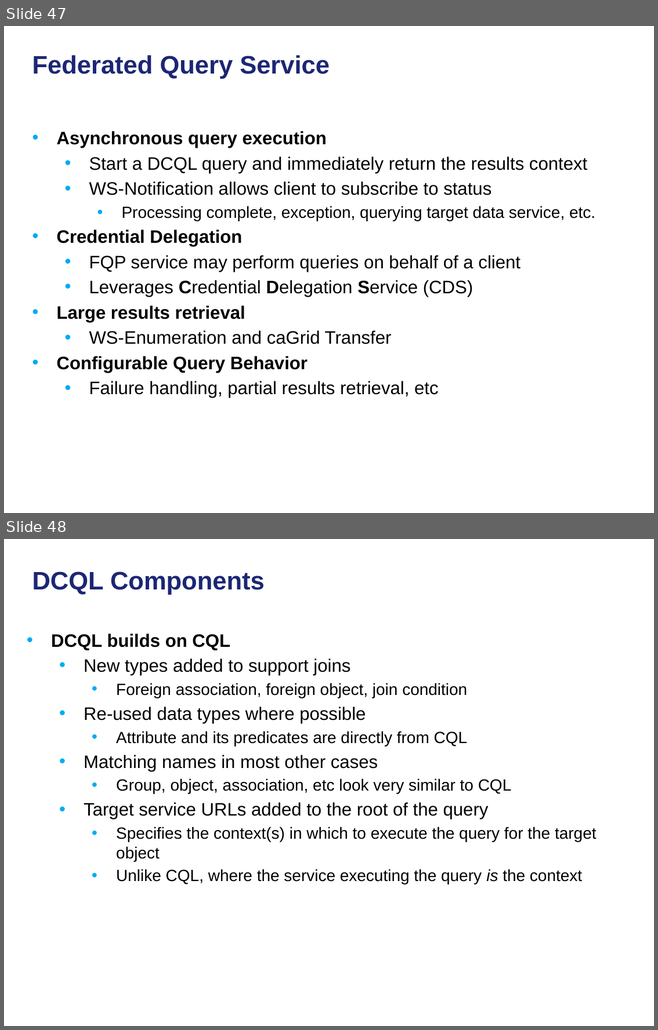
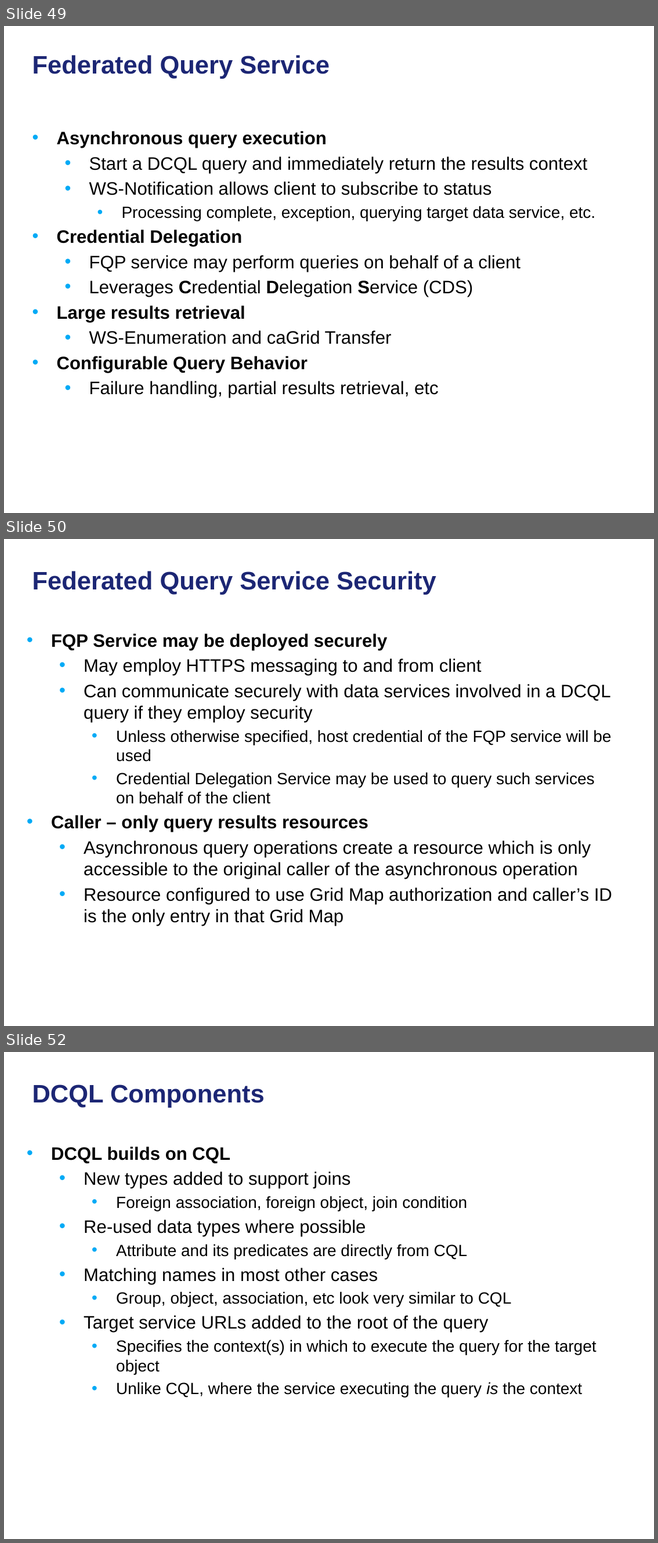
Before and after one commit to NCIP/cagrid-docs, a slide deck: presentations/200906_Novartis/caGrid Data Services.pptx. Shown one above the other, each under a label of ours: slides 47 and 48 before the commit, slides 49, 50 and 52 after it; the slides between them are not shown. The pictures are 658x1030 and 658x1543 pixels, drawn with LibreOffice and Linux fonts; fonts in the diff are those of the drawing; background and template pictures are left out. Boxes give left, top, right and bottom in pixels: in the first picture for what was removed or moved away, otherwise in the second. Text is boxed around its words. In the diff, an @@ line names an element or a change of style, - is before the commit and + after.

```diff
--- a/presentations/200906_Novartis/caGrid Data Services.pptx
+++ b/presentations/200906_Novartis/caGrid Data Services.pptx
@@ slide 50 added at (4,539,654,1026), background picture (left out) @@
@@ title added at (32,571,436,595), 28 pt, text #1C2674, bold @@
+Federated Query Service Security
@@ text added at (51,634,612,926), 20 pt, text #000000 @@
+• FQP Service may be deployed securely
+  • May employ HTTPS messaging to and from client
+  • Can communicate securely with data services involved in a DCQL query if they employ security
+    • Unless otherwise specified, host credential of the FQP service will be used
+    • Credential Delegation Service may be used to query such services on behalf of the client
+• Caller – only query results resources
+  • Asynchronous query operations create a resource which is only accessible to the original caller of the asynchronous operation
+  • Resource configured to use Grid Map authorization and caller’s ID is the only entry in that Grid Map
@@ what was slide 47 is now slide 49 @@
@@ what was slide 48 is now slide 52 @@
```
Also in this commit, not shown: 7 other slides added, 1 slide removed.
